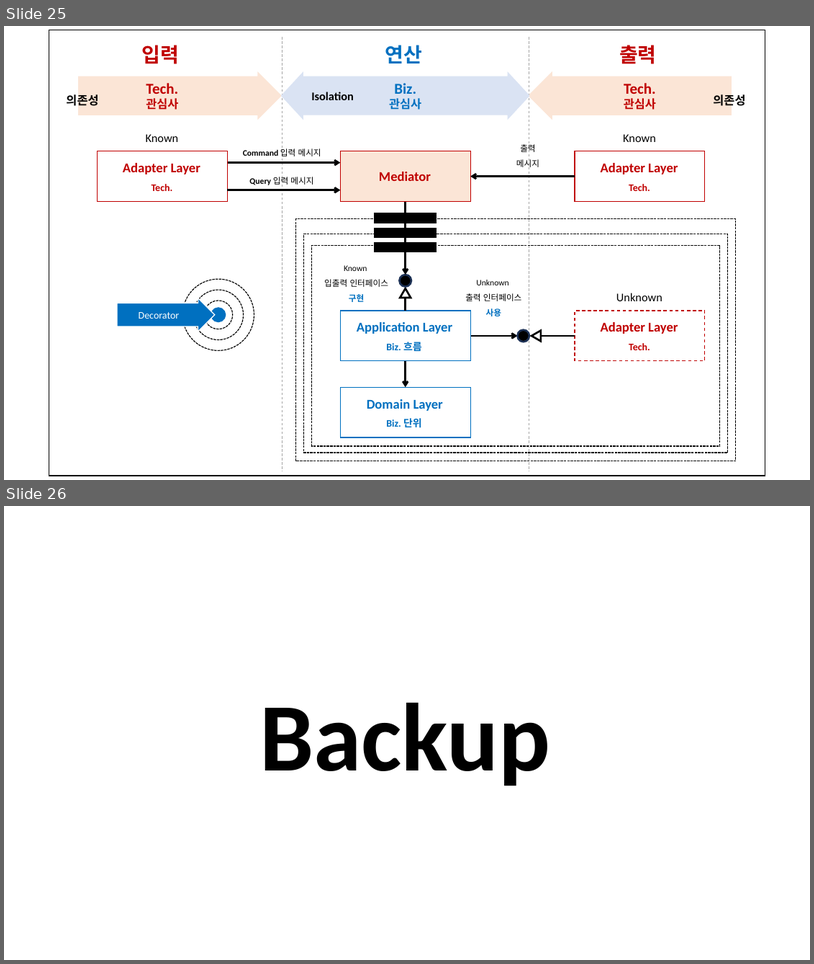
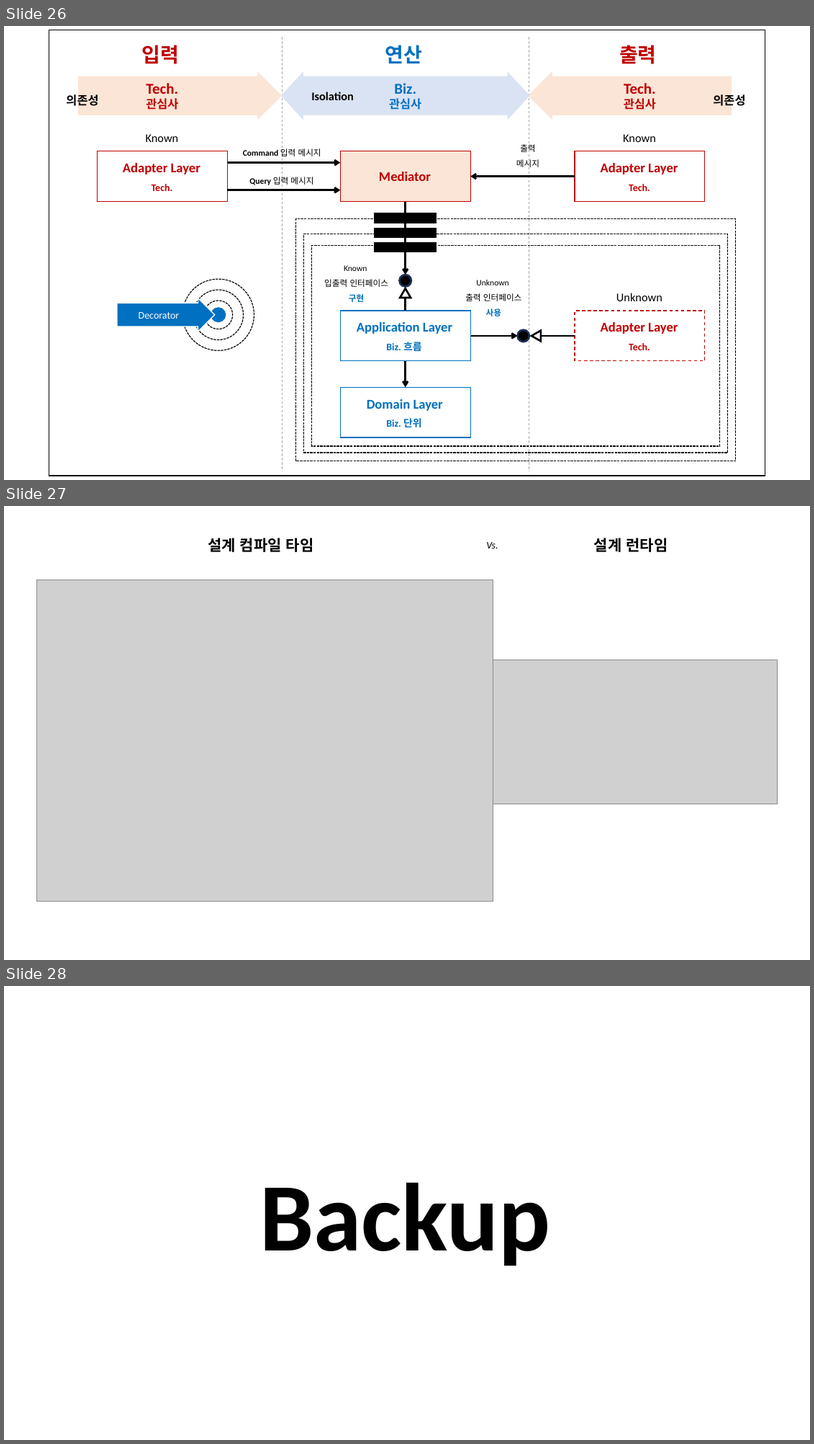
Before and after one commit to hhko/beyondcode, a slide deck: README.pptx. Shown one above the other, each under a label of ours: slides 25 and 26 before the commit, slides 26, 27 and 28 after it. The pictures are 814x964 and 814x1444 pixels, drawn with LibreOffice and Linux fonts; fonts in the diff are those of the drawing; grey boxes stand for pictures. Boxes give left, top, right and bottom in pixels: in the first picture for what was removed or moved away, otherwise in the second. Text is boxed around its words. In the diff, an @@ line names an element or a change of style, - is before the commit and + after.

Commit message:
docs: 전술 설계 패턴

```diff
--- a/README.pptx
+++ b/README.pptx
@@ slide 27 added at [4, 506, 810, 960], background #FFFFFF @@
@@ text added at [208, 538, 314, 552], 18 pt, text #000000, bold @@
+설계 컴파일 타임
@@ text added at [486, 542, 498, 548], 12 pt, text #000000, italic @@
+Vs.
@@ text added at [594, 538, 668, 552], 18 pt, text #000000, bold @@
+설계 런타임
@@ picture added at [37, 580, 494, 901] @@
@@ picture added at [494, 659, 778, 804] @@
@@ what was slide 25 is now slide 26 @@
@@ what was slide 26 is now slide 28 @@
```
Also in this commit, not shown: 1 other slide added, 2 other files.
